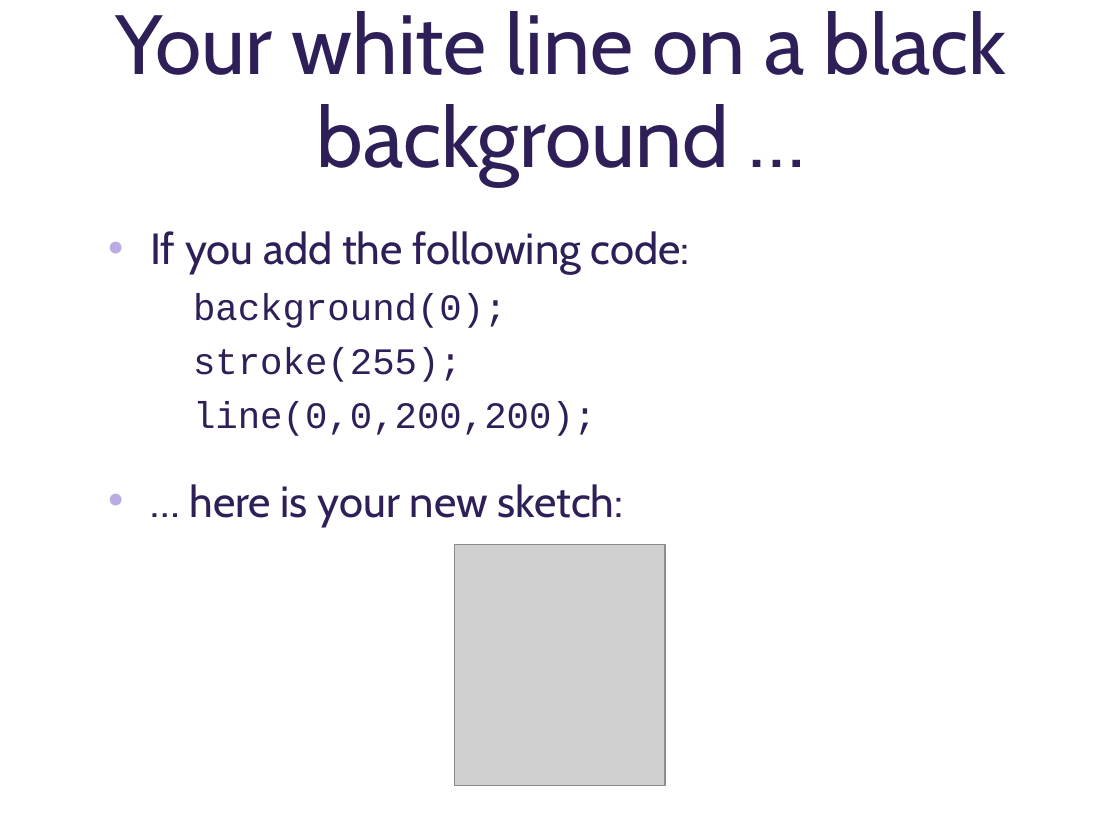
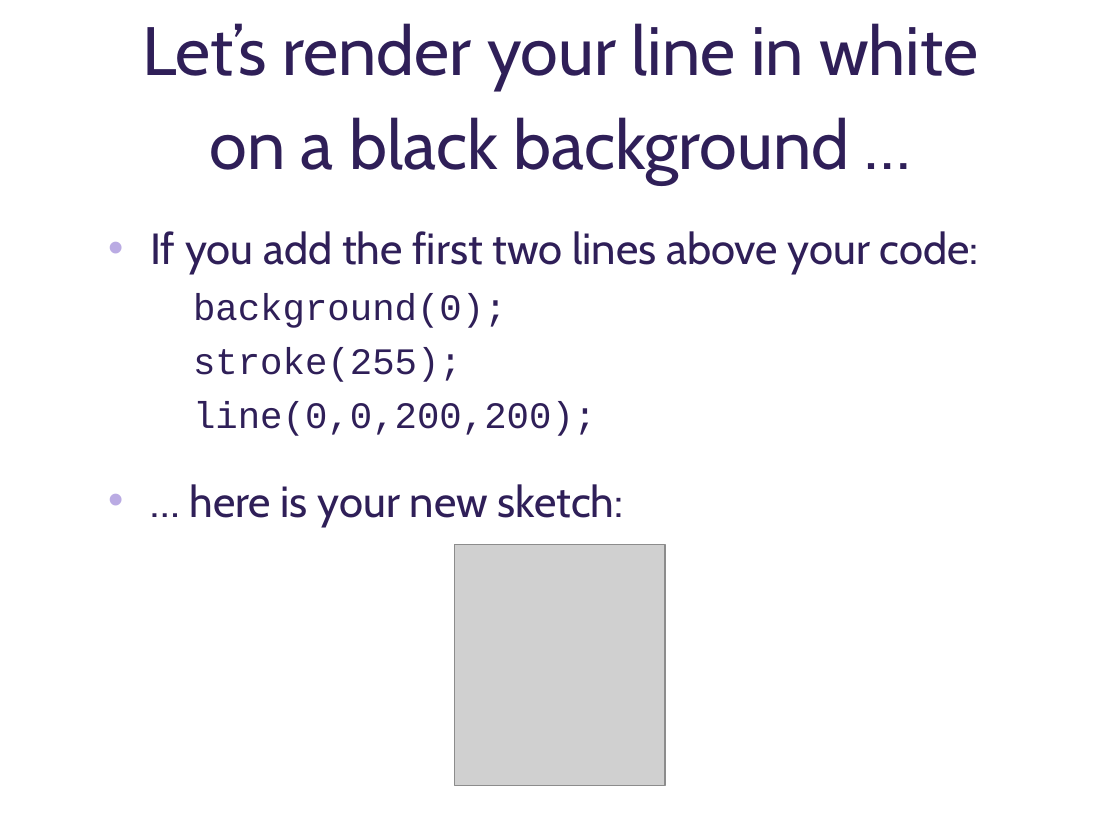
Before and after one commit to deenaengel/TF3_ProcessingSlides, a slide deck: slide 12 of Processing_Presentation_TF3_DE_notes.pptx (slide 10 before the commit). Drawn at 1120x840 pixels with LibreOffice and Linux fonts; fonts in the diff are those of the drawing; grey boxes stand for pictures; background and template pictures are left out. Boxes give left, top, right and bottom in pixels: in the first picture for what was removed or moved away, otherwise in the second. Text is boxed around its words. In the diff, an @@ line names an element or a change of style, - is before the commit and + after.

```diff
--- a/Processing_Presentation_TF3_DE_notes.pptx
+++ b/Processing_Presentation_TF3_DE_notes.pptx
@@ title at (142, 23, 978, 184): text changed; size 54 to 44 pt @@
-Your white line on a black background …
+Let’s render your line in white on a black background …
@@ text at (150, 231, 979, 275): text changed @@
-• If you add the following code:
+• If you add the first two lines above your code:
```
Also in this commit, not shown: 6 other slides changed, 2 slides added.
